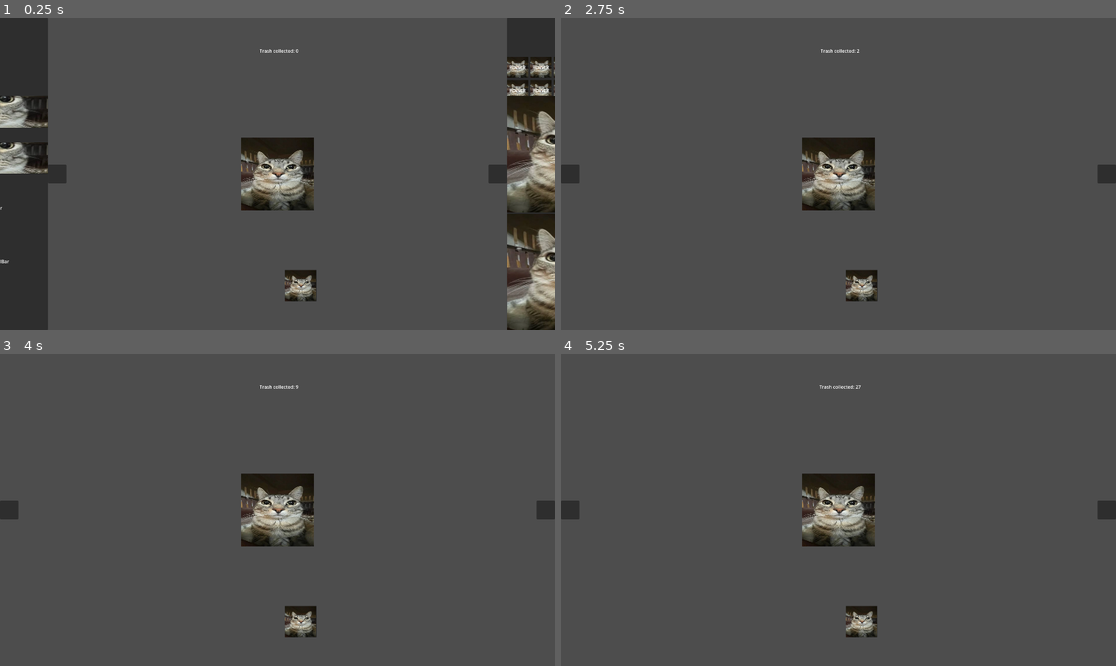
Above: before the commit, frames 1-4 (two rows, left to right).
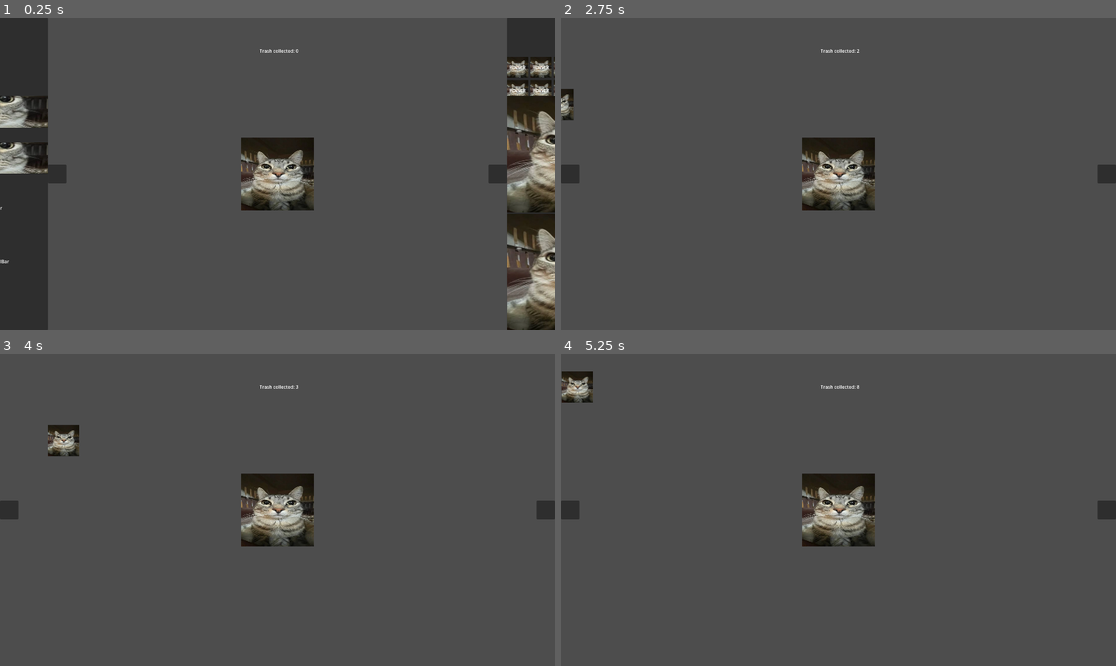
Above: after the commit, the same moments.

Repository: YamagaShiny-sudo/TrashClicker
Game: Godot game, scene res://scenes/game.tscn
The game is run twice, just before and just after one commit, with the same random seed, the same clock (stepped at 60 frames per second) and the same inputs. The engine's default icon, where the game draws it, is replaced by a stand-in: a white triangle on a blue panel in a dark square. Sound files missing from this copy of the repository are replaced by a short silence.
Inputs (mouse positions are in pixels of both pictures, inside the frame that each line leads up to; where the layout moved, square brackets give the same spot in the first picture):
- Up to frame 1 (0.25 s): no input
- Up to frame 2 (2.75 s): click (860, 286) at 0.52 s; click (838, 174) at 1.25 s; click (838, 174) at 2 s
- Up to frame 3 (4 s): click (299, 622) at 2.77 s; click (277, 510) at 3.5 s
- Up to frame 4 (5.25 s): click (638, 441) [860, 622] at 4.25 s

The runs differ from the first frame. In frame 1, 0.5% of the frame differs, in the area x 51-58%, y 80-91%; in frame 2, 0.7%; in frame 3, 1.0%; in frame 4, 1.0%, in the area x 0-57%, y 5-91%.

Commit message:
PowerUP spawner and change multiply bonus
-Made the powerUP spawn time to time in each side
-The multiply bonus was too broken so i made it between x1.5 and x3 and less likely to spawn

Diff:
--- a/trashclicker/scenes/fish.tscn
+++ b/trashclicker/scenes/fish.tscn
@@ -13,4 +13,10 @@
 icon = ExtResource("1_xu20i")
 metadata/_edit_use_anchors_ = true
 
+[node name="AutoDestroy" type="Timer" parent="."]
+process_callback = 0
+wait_time = 30.0
+autostart = true
+
 [connection signal="pressed" from="DetectButton" to="." method="_on_fish_button_pressed"]
+[connection signal="timeout" from="AutoDestroy" to="." method="_on_auto_destroy_timeout"]
--- a/trashclicker/scenes/game.tscn
+++ b/trashclicker/scenes/game.tscn
@@ -1,9 +1,12 @@
-[gd_scene load_steps=5 format=3 uid="uid://j7w56q11xi33"]
+[gd_scene load_steps=6 format=3 uid="uid://j7w56q11xi33"]
 
 [ext_resource type="PackedScene" uid="uid://dcs5cx6tebe2f" path="res://scenes/hud.tscn" id="1_uwrxv"]
 [ext_resource type="Script" uid="uid://n3a2jwky5gta" path="res://scripts/game_controller.gd" id="1_yqjtg"]
 [ext_resource type="AudioStream" uid="uid://d1dvbglqyjxuj" path="res://assets/Minimalistic Loops/loop.wav" id="3_lnu2h"]
-[ext_resource type="PackedScene" uid="uid://35625lcu2c8p" path="res://scenes/fish.tscn" id="4_lbhrr"]
+[ext_resource type="Script" uid="uid://cmq7casl0sam2" path="res://scripts/fish_spawner.gd" id="5_iywne"]
+
+[sub_resource type="SegmentShape2D" id="SegmentShape2D_lbhrr"]
+b = Vector2(0, 810)
 
 [node name="Main" type="Node"]
 script = ExtResource("1_yqjtg")
@@ -14,7 +17,23 @@
 stream = ExtResource("3_lnu2h")
 autoplay = true
 
-[node name="Fish" parent="." instance=ExtResource("4_lbhrr")]
-position = Vector2(986, 872)
+[node name="Spawner" type="Node" parent="."]
+script = ExtResource("5_iywne")
+
+[node name="RightSpawner" type="StaticBody2D" parent="Spawner"]
+position = Vector2(2120, 135)
+
+[node name="RightSpawnLine" type="CollisionShape2D" parent="Spawner/RightSpawner"]
+shape = SubResource("SegmentShape2D_lbhrr")
+
+[node name="LeftSpawner" type="StaticBody2D" parent="Spawner"]
+position = Vector2(-200, 135)
+
+[node name="LeftSpawnLine" type="CollisionShape2D" parent="Spawner/LeftSpawner"]
+shape = SubResource("SegmentShape2D_lbhrr")
+
+[node name="SpawnTimer" type="Timer" parent="Spawner"]
+process_callback = 0
 
 [connection signal="finished" from="BackgroundMusic" to="." method="_on_background_music_finished"]
+[connection signal="timeout" from="Spawner/SpawnTimer" to="Spawner" method="_on_spawn_timer_timeout"]
--- a/trashclicker/scripts/fish.gd
+++ b/trashclicker/scripts/fish.gd
@@ -1,24 +1,26 @@
 extends Node2D
 
-var effect = ["DoubleSpeed", "AutoClick", "x2", "x3", "x4", "x5"]
-var randomChoice = randf_range(0, 5)
+var effect = ["DoubleSpeed", "AutoClick", "Multiple"]
+var randomChoice = randi_range(0, 2)
+var mult = randf_range(1.5, 3)
 
-@onready var hud = get_node("../HUD")
+@onready var hud = get_node("../../HUD")
 func _on_fish_button_pressed() -> void:
 	if effect[randomChoice] == "DoubleSpeed":
 		hud.speed_building_power()
 	elif effect[randomChoice] == "AutoClick":
 		hud.auto_clicker()
-	elif effect[randomChoice] == "x2":
-		multi(2)
-	elif effect[randomChoice] == "x3":
-		multi(3)
-	elif effect[randomChoice] == "x4":
-		multi(4)
-	elif effect[randomChoice] == "x5":
-		multi(5)
-	randomChoice = randf_range(0, 5)
+	elif effect[randomChoice] == "Multiple":
+		hud.trash_score *= mult
+		print(mult)
+		hud.update_text()
+	queue_free()
 
-func multi(n : int) -> void:
-	hud.trash_score *= n
-	hud.update_text()
+
+var speed = randf_range(100, 300)
+var side = 1
+func _physics_process(delta : float) -> void:
+	position.x -= speed * delta * side
+
+func _on_auto_destroy_timeout() -> void:
+	queue_free()
--- /dev/null
+++ b/trashclicker/scripts/fish_spawner.gd
@@ -0,0 +1,29 @@
+extends Node
+
+var randomTimeSpawn : Array[int] = [1, 2]
+var spawnObject = preload("res://scenes/fish.tscn")
+
+@onready var spawn_timer: Timer = $SpawnTimer
+var spawnTime = randi_range(randomTimeSpawn[0], randomTimeSpawn[1])
+func _ready() -> void:
+	spawn_timer.start(spawnTime)
+
+func spawn(body : StaticBody2D) -> void:
+	var obj = spawnObject.instantiate()
+	obj.position.x = body.position.x
+	var line = body.get_child(0)
+	obj.position.y = randf_range(line.shape.get_a().y, line.shape.get_b().y)
+	if body == left_spawner:
+		obj.side = -1
+	add_child(obj)
+
+@onready var right_spawner: StaticBody2D = $RightSpawner
+@onready var left_spawner: StaticBody2D = $LeftSpawner
+func _on_spawn_timer_timeout() -> void:
+	spawnTime = randi_range(randomTimeSpawn[0], randomTimeSpawn[1])
+	spawn_timer.wait_time = spawnTime
+	var side_line = randi_range(0, 1)
+	if side_line == 0:
+		spawn(right_spawner)
+	else:
+		spawn(left_spawner)
Not shown, added: trashclicker/scripts/fish_spawner.gd.uid
